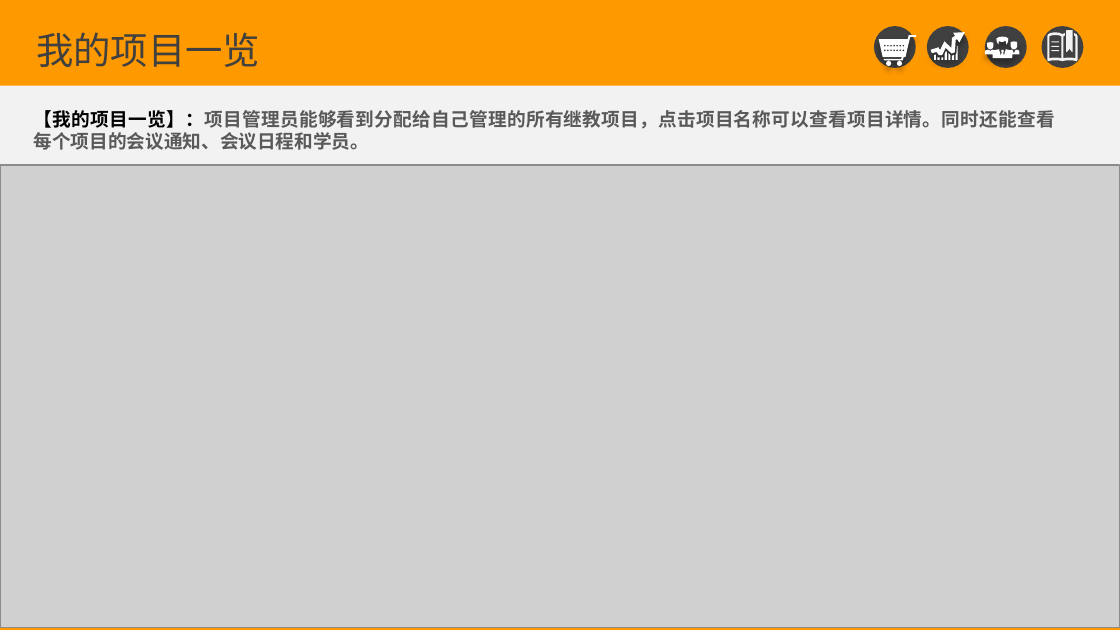
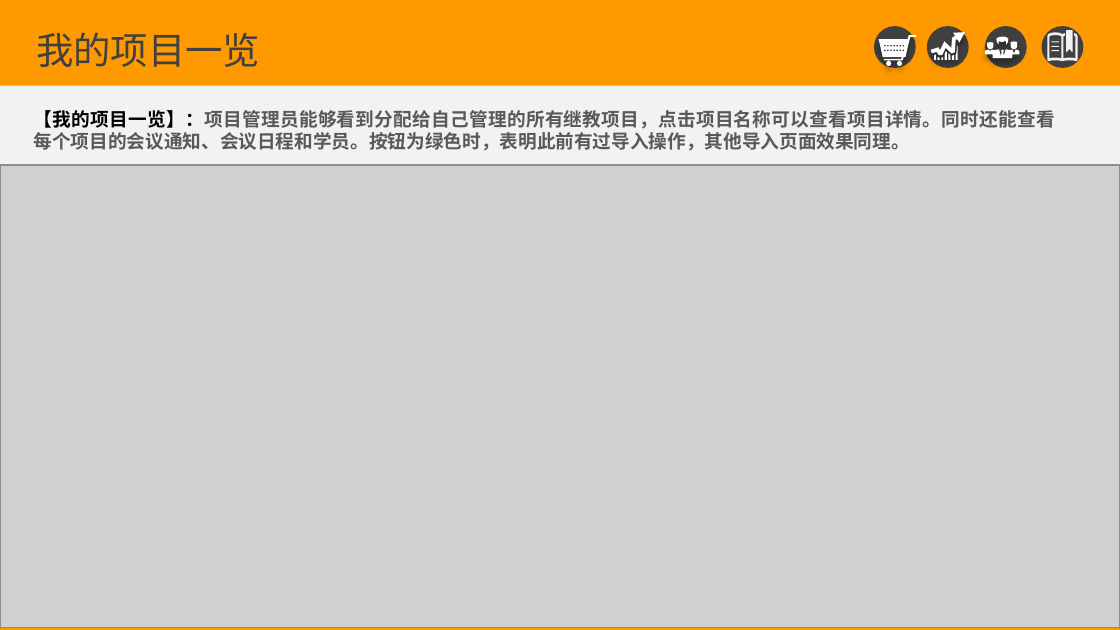
Before and after one commit to lnczx/hospital-parent, a slide deck: slide 6 of hospital-oa/src/main/webapp/WEB-INF/attach/help.pptx. Drawn at 1120x630 pixels with LibreOffice and Linux fonts; fonts in the diff are those of the drawing; grey boxes stand for pictures. Boxes give left, top, right and bottom in pixels: in the first picture for what was removed or moved away, otherwise in the second. Text is boxed around its words. In the diff, an @@ line names an element or a change of style, - is before the commit and + after.

```diff
--- a/hospital-oa/src/main/webapp/WEB-INF/attach/help.pptx
+++ b/hospital-oa/src/main/webapp/WEB-INF/attach/help.pptx
@@ text at [34, 110, 1055, 150]: text changed @@
-【我的项目一览】：项目管理员能够看到分配给自己管理的所有继教项目，点击项目名称可以查看项目详情。同时还能查看每个项目的会议通知、会议日程和学员。
+【我的项目一览】：项目管理员能够看到分配给自己管理的所有继教项目，点击项目名称可以查看项目详情。同时还能查看每个项目的会议通知、会议日程和学员。按钮为绿色时，表明此前有过导入操作，其他导入页面效果同理。
```
Also in this commit, not shown: 2 other files.
